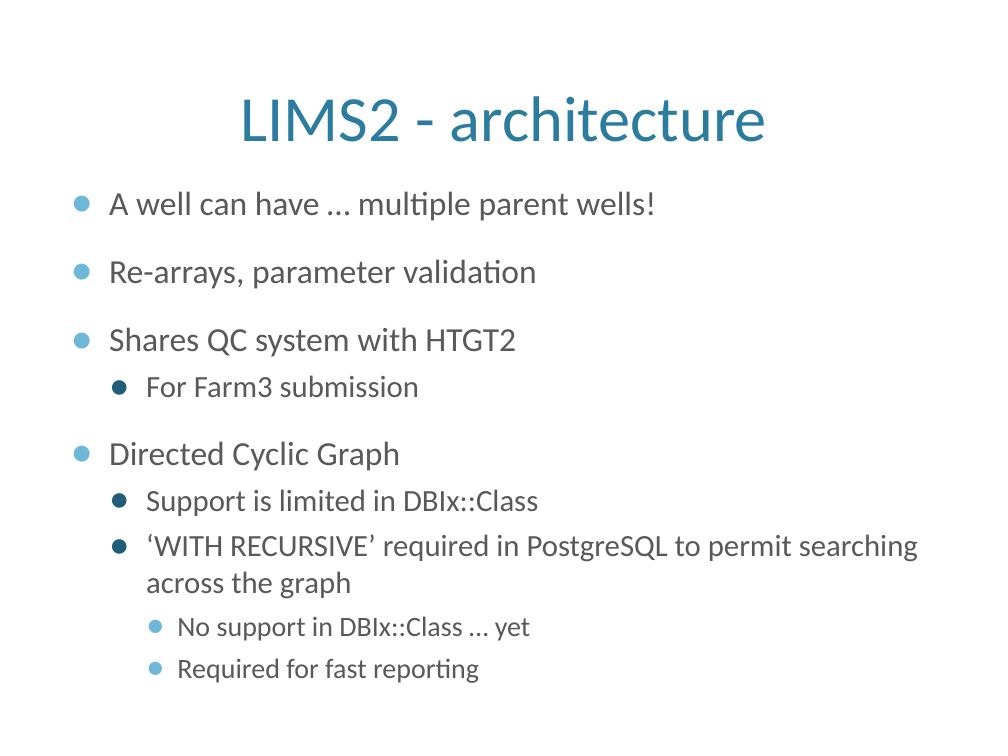
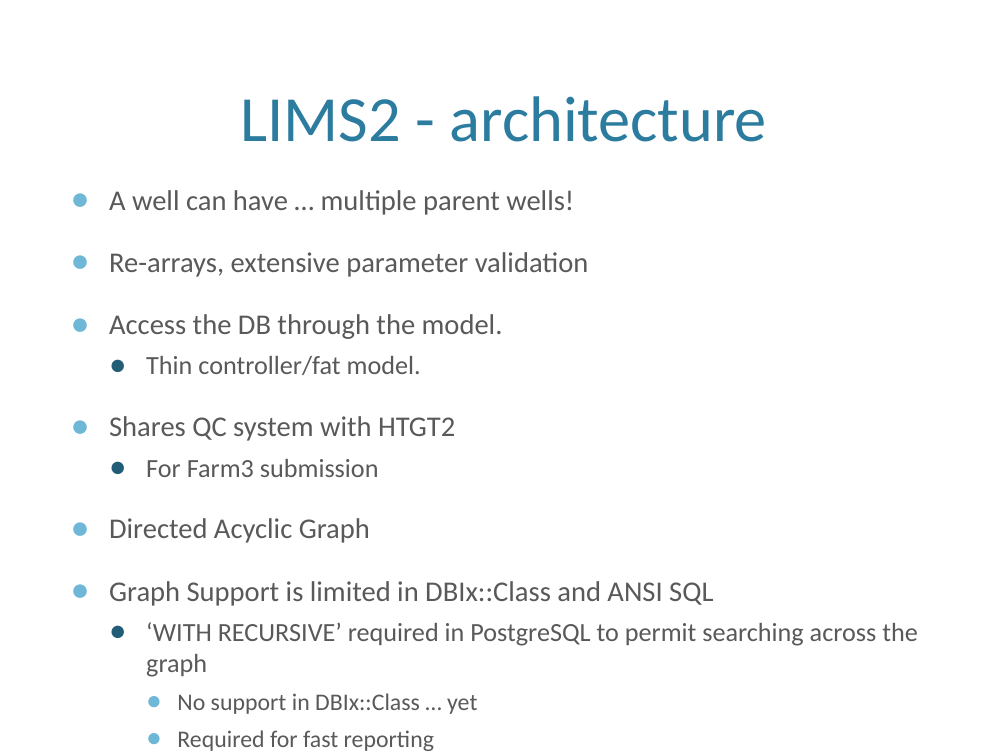
Before and after one commit to htgt/Docs, a slide deck: slide 8 of IMG-2015.pptx (slide 7 before the commit). Drawn at 1008x756 pixels with LibreOffice and Linux fonts; fonts in the diff are those of the drawing; background and template pictures are left out. Boxes give left, top, right and bottom in pixels: in the first picture for what was removed or moved away, otherwise in the second. Text is boxed around its words. In the diff, an @@ line names an element or a change of style, - is before the commit and + after.

```diff
--- a/IMG-2015.pptx
+++ b/IMG-2015.pptx
@@ text at bbox=[109, 190, 918, 710]: size 24 to 20.4 pt in "A well can have … multiple parent ...", "Shares QC system with HTGT2"; size 22 to 18.7 pt in "For Farm3 submission", "‘WITH RECURSIVE’ required in PostgreSQL to permit ..."; size 20 to 17 pt in "No support in DBIx::Class … yet", "Required for fast reporting" @@
@@ text at bbox=[109, 252, 589, 375]: text changed; size 24 to 20.4 pt @@
-● Re-arrays, parameter validation
+● Re-arrays, extensive parameter validation
+● Access the DB through the model.
+  ● Thin controller/fat model.
@@ text at bbox=[109, 518, 713, 606]: text changed; size 22 to 20.4 pt @@
-● Directed Cyclic Graph
-  ● Support is limited in DBIx::Class
+● Directed Acyclic Graph
+● Graph Support is limited in DBIx::Class and ANSI SQL
```
Also in this commit, not shown: 4 other slides changed, 8 slides added.
